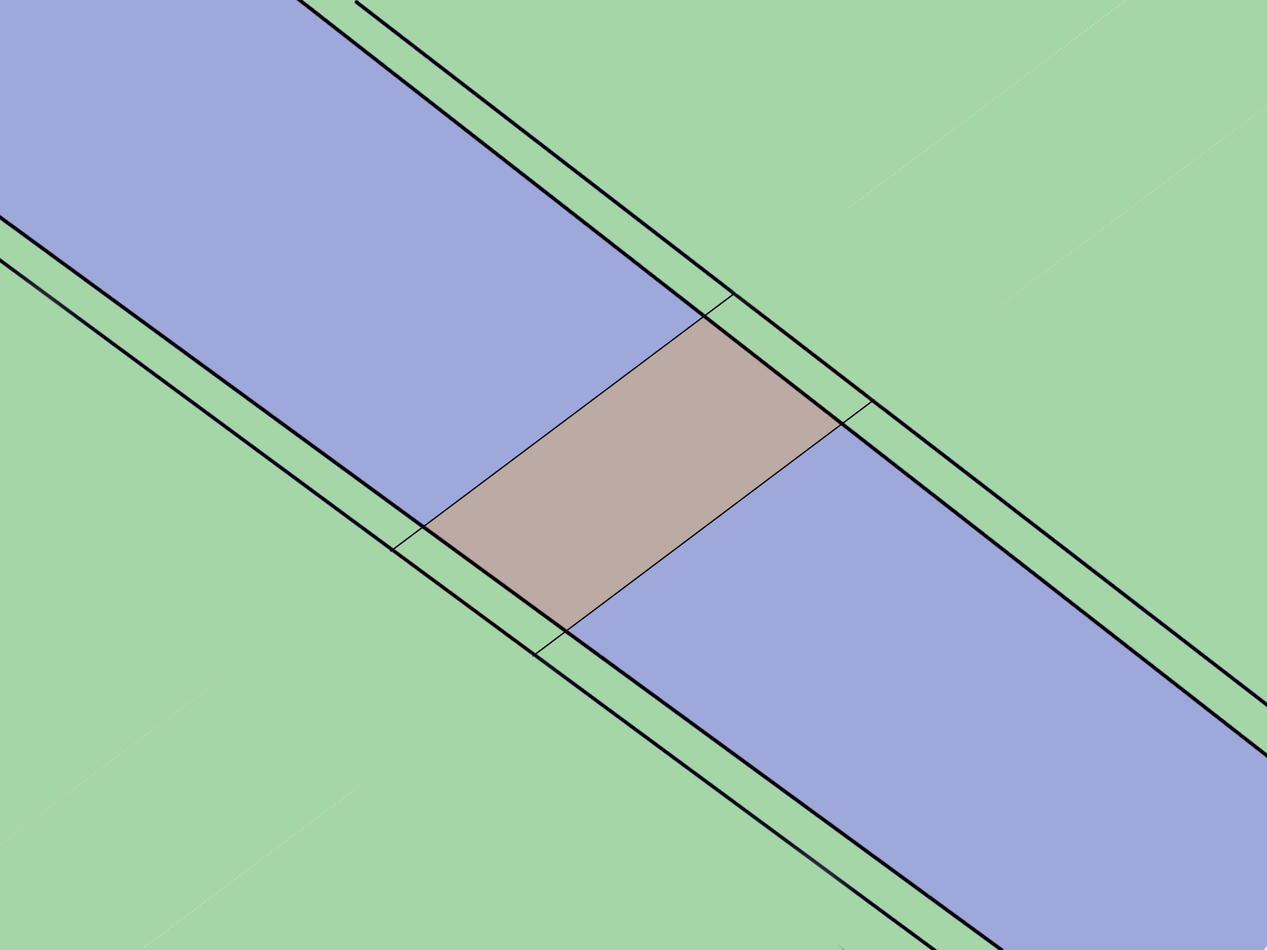
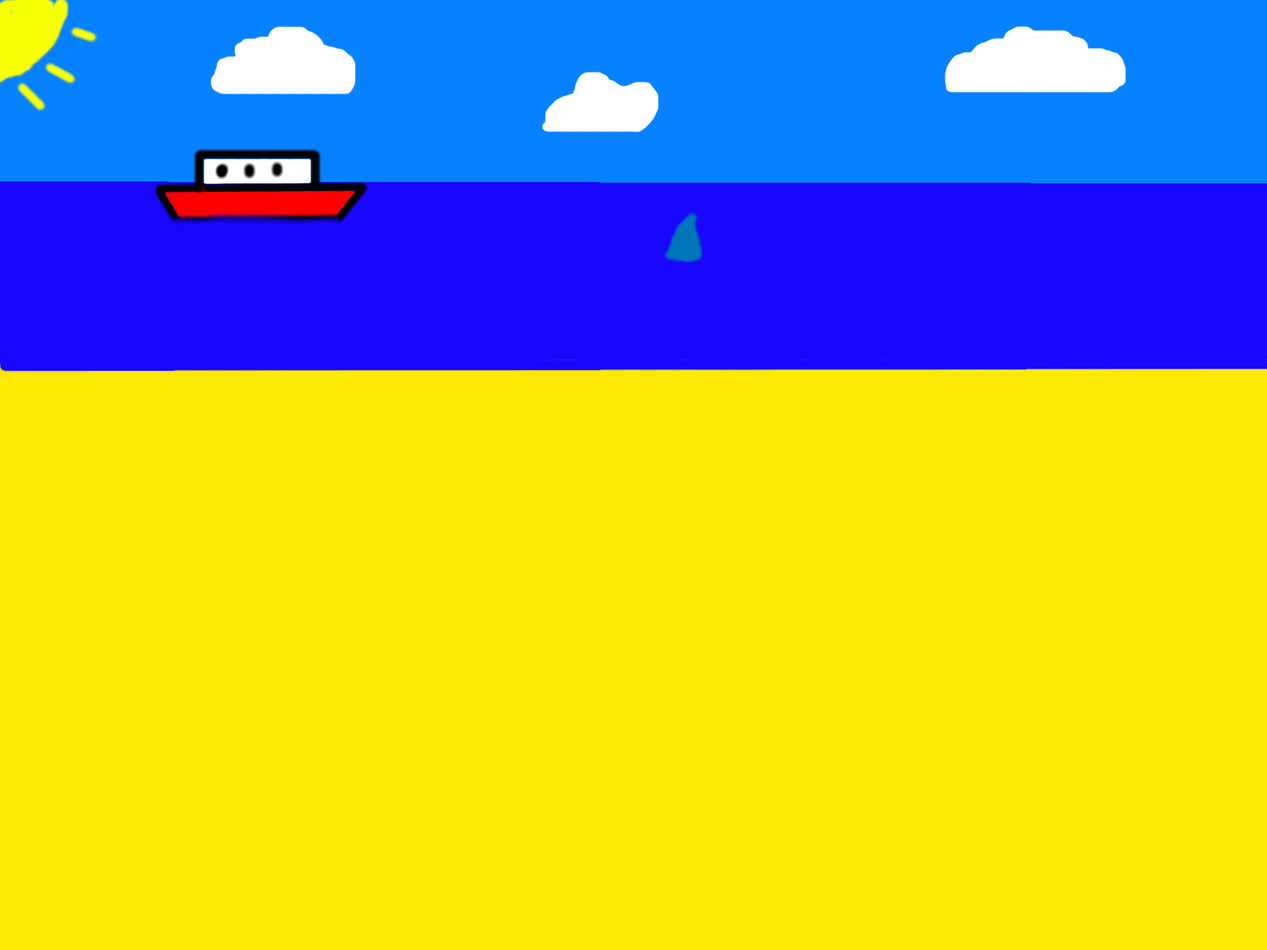
Before/after of a w=1267, h=950 layered artwork. What changed in the layer stack:
painted on "bg" over [0,0,1267,950]
